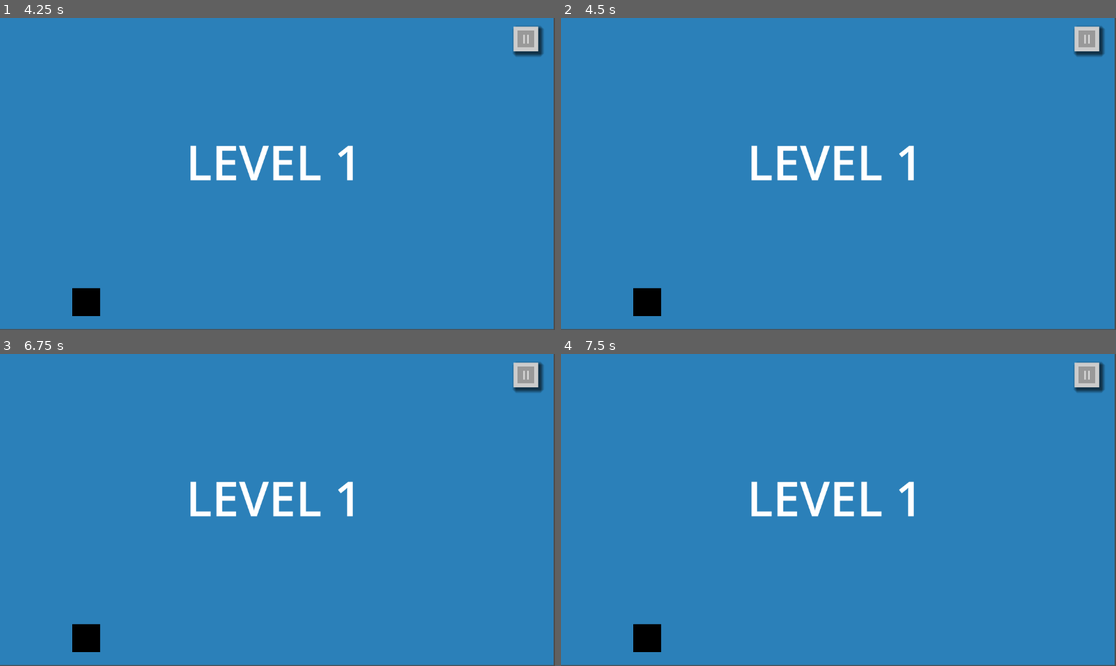
Above: before the commit, frames 1-4 (two rows, left to right).
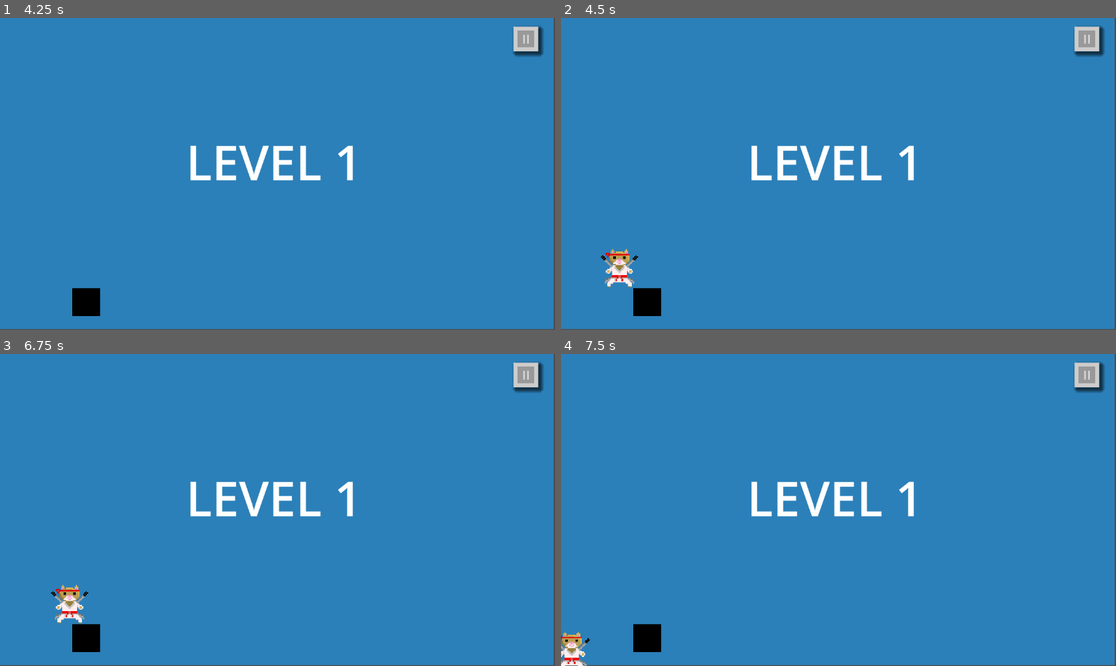
Above: after the commit, the same moments.

Repository: StudioXPEtudiant/24-25.FR.J.S4_StarCat
Game: Godot game, scene res://scene/main_menu.tscn
Same seed, same stepped clock (60 frames per second), same inputs: the game is played once before the commit and once after it.
Inputs (mouse positions are in pixels of both pictures, inside the frame that each line leads up to):
- Up to frame 1 (4.25 s): click "START" at 0.5 s; click "II" at 1.25 s; click "START" at 2 s; tap Enter at 2.75 s; move the mouse to (399, 158) at 2.77 s; hold 1 (degat, bound only after the commit) 2.78-3.53 s; hold D (right) from 2.78 s (still down); click (399, 158) at 3.02 s; move the mouse to (166, 189) at 3.52 s; tap 1 (degat, bound only after the commit) at 3.6 s; click (166, 189) at 3.77 s
- Up to frame 2 (4.5 s): tap Space at 4.25 s; move the mouse to (894, 105) at 4.27 s; release D (right) at 4.28 s; hold Left (left) from 4.28 s (still down); hold 1 (degat, bound only after the commit) from 4.28 s (still down)
- Up to frame 3 (6.75 s): move the mouse to (249, 572) at 5.02 s; release Left (left) at 5.03 s; release 1 (degat, bound only after the commit) at 5.03 s; hold D (right) 5.03-6.53 s; tap 1 (degat, bound only after the commit) at 5.1, 6.6 s; click (249, 572) at 5.27 s; tap Enter at 5.75 s; move the mouse to (444, 556) at 5.77 s; hold 1 (degat, bound only after the commit) 5.78-6.53 s; click (444, 556) at 6.02 s; tap Space at 6.5 s; move the mouse to (111, 463) at 6.52 s; hold Left (left) from 6.53 s (still down)
- Up to frame 4 (7.5 s): click (672, 463) at 6.77 s; move the mouse to (866, 510) at 7.27 s; release Left (left) at 7.28 s; hold D (right) from 7.28 s (still down); hold 1 (degat, bound only after the commit) from 7.28 s (still down)

Frame 1 is identical in both runs. In frame 2, 0.5% of the frame differs, in the area x 7-14%, y 73-87%; in frame 3, 0.5%; in frame 4, 0.4%.

Commit message:
debut degat

Diff:
--- a/starcat/project.godot
+++ b/starcat/project.godot
@@ -51,3 +51,8 @@
 "events": [Object(InputEventKey,"resource_local_to_scene":false,"resource_name":"","device":0,"window_id":0,"alt_presse …(188 unchanged characters)…
 ]
 }
+degat={
+"deadzone": 0.5,
+"events": [Object(InputEventKey,"resource_local_to_scene":false,"resource_name":"","device":0,"window_id":0,"alt_pressed":false,"shift_pressed":false,"ctrl_pressed":false,"meta_pressed":false,"pressed":false,"keycode":0,"physical_keycode":49,"key_label":0,"unicode":0,"location":0,"echo":false,"script":null)
+]
+}
--- a/starcat/script/main_character.gd
+++ b/starcat/script/main_character.gd
@@ -1,10 +1,11 @@
 extends CharacterBody2D
-
 
 const SPEED = 175.0
 const JUMP_VELOCITY = -275.0
 var  max_jumps: int = 1
 var jumps_left: int = max_jumps
+var max_vie: int = 3
+var vie: int = max_vie
 
 func _physics_process(delta: float) -> void:
 
@@ -39,3 +40,23 @@
 
 	if Input.is_action_just_pressed("Sandbox"):
 		get_tree().change_scene_to_file("res://scene/test_programmer.tscn")
+
+func prendre_degats(degats: int):
+	vie -= degats
+	vie = max(vie, 0)
+	if vie == 0:
+		mourir()
+
+func soigner(soin: int):
+	vie += soin
+	vie = min(vie, max_vie)  # Empêche de dépasser la vie max
+
+func mourir():
+	queue_free()
+	get_tree().change_scene_to_file("res://scene/level 1.tscn")
+
+func _input(event):
+	if event.is_action_pressed("degat"):  # Exemple : touche "Entrée"
+		prendre_degats(1)
+	elif event.is_action_pressed("ui_cancel"):  # Exemple : touche "Échap"
+		soigner(1)
